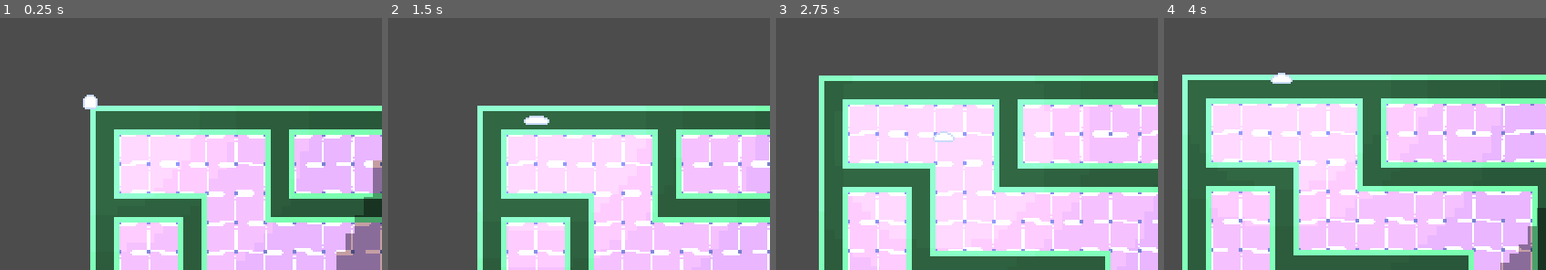
Above: before the commit, frames 1-4 (left to right).
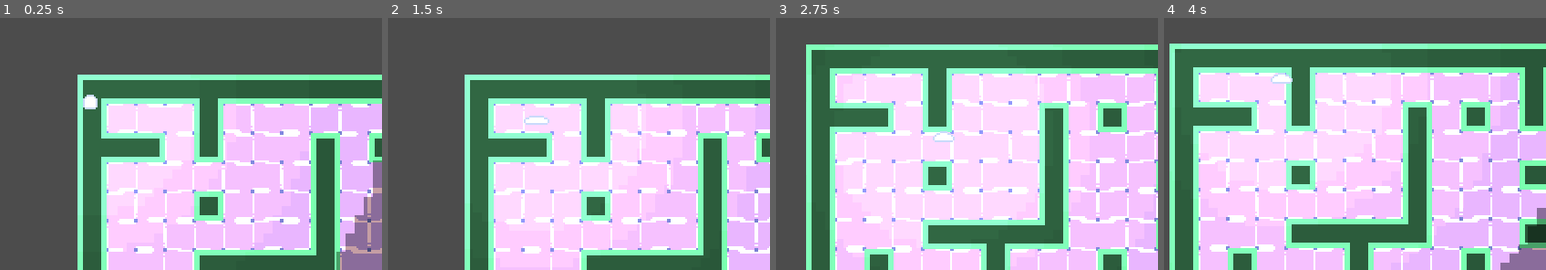
Above: after the commit, the same moments.

Repository: CaptFurball/thing-three
Game: Godot game, scene res://world.tscn
The game is run twice, just before and just after one commit, with the same random seed, the same clock (stepped at 60 frames per second) and the same inputs.
Inputs (mouse positions are in pixels of both pictures, inside the frame that each line leads up to):
- Up to frame 1 (0.25 s): no input
- Up to frame 2 (1.5 s): tap Enter at 0.5 s; move the mouse to (605, 88) at 0.52 s; hold D (move_right) 0.53-1.28 s; click (605, 88) at 0.67 s; tap Space (jump) at 0.77 s; move the mouse to (outside the picture) at 1.27 s; hold S (move_down) from 1.28 s (still down)
- Up to frame 3 (2.75 s): tap Space (jump) at 1.52 s; move the mouse to (924, 33) at 2.02 s; release S (move_down) at 2.03 s; hold D (move_right) from 2.03 s (still down)
- Up to frame 4 (4 s): move the mouse to (1225, 171) at 2.77 s; release D (move_right) at 2.78 s; hold W (move_up) 2.78-3.53 s; click (1225, 171) at 2.92 s; tap Space (jump) at 3.02, 3.77 s; move the mouse to (1427, 154) at 3.52 s; hold A (move_left) from 3.53 s (still down)

The runs differ from the first frame. In frame 1, 44% of the frame differs, in the area x 20-100%, y 22-100%; in frame 2, 44%; in frame 3, 59%; in frame 4, 62%, in the area x 1-100%, y 10-100%.

Commit message:
Added rooms

Diff:
--- a/maze/maze.gd
+++ b/maze/maze.gd
@@ -3,6 +3,16 @@
 var Tile = preload("res://maze/tile.gd")
 
 const OUTER_BORDER_WIDTH = 1
+
+# TODO: Temporary hard coded, find a way to populate itself within parameters
+const MAX_ROOMS = 5
+
+const ROOM_SIZE = [
+	Vector2(3, 3),
+	Vector2(3, 4),
+	Vector2(3, 5)
+]
+#############################################################################
 
 var is_backtrace_mode : bool = false
 
@@ -41,6 +51,9 @@
 func create_maze():
 	self._create_walls()
 	self._create_paths()
+	self._create_rooms()
+	self._create_start_tile()
+	self._create_end_tile()
 	return self.tiles
 
 func _create_walls():
@@ -125,5 +138,27 @@
 	self.end_tile = self.dead_stack.pop_front()
 	self.tiles[self.end_tile.x][self.end_tile.y].set_end_tile()
 
+func _create_rooms():
+	self.dead_stack.shuffle()
+
+	var position : Vector2
+
+	var map_rect : Rect2 = Rect2(Vector2(1, 1), Vector2(self.size.x - 3, self.size.y - 3))
+	var map_area : float = map_rect.get_area()
+
+	for i in self.MAX_ROOMS:
+		position = self.dead_stack.pop_front()
+
+		var random_idx = rng.randi_range(0, self.ROOM_SIZE.size() - 1)
+
+		var room = Rect2(position, self.ROOM_SIZE[random_idx])
+
+		if map_rect.encloses(room) && room.get_area() < map_area:
+			map_area -= room.get_area()
+
+			for row in range(room.position.y, room.end.y):
+				for col in range(room.position.x, room.end.x):
+					self.tiles[col][row].set_path()
+
 func _create_rect(position : Vector2):
 	return Rect2(position, Vector2(self.lane_width, self.lane_width))
--- a/world.gd
+++ b/world.gd
@@ -9,7 +9,7 @@
 
 func _ready():
 	var map_size : Vector2 = Vector2(map_size_x, map_size_y)
-	var maze = Maze.new(map_size, 2, 1)
+	var maze = Maze.new(map_size, 1, 1)
 	var tiles = maze.create_maze()
 
 	draw_tiles(tiles)
--- a/world.tscn
+++ b/world.tscn
@@ -79,8 +79,6 @@
 
 [node name="World" type="Node2D"]
 script = ExtResource( 1 )
-map_size_x = 5
-map_size_y = 5
 
 [node name="TileMap" type="TileMap" parent="."]
 tile_set = SubResource( 1 )
